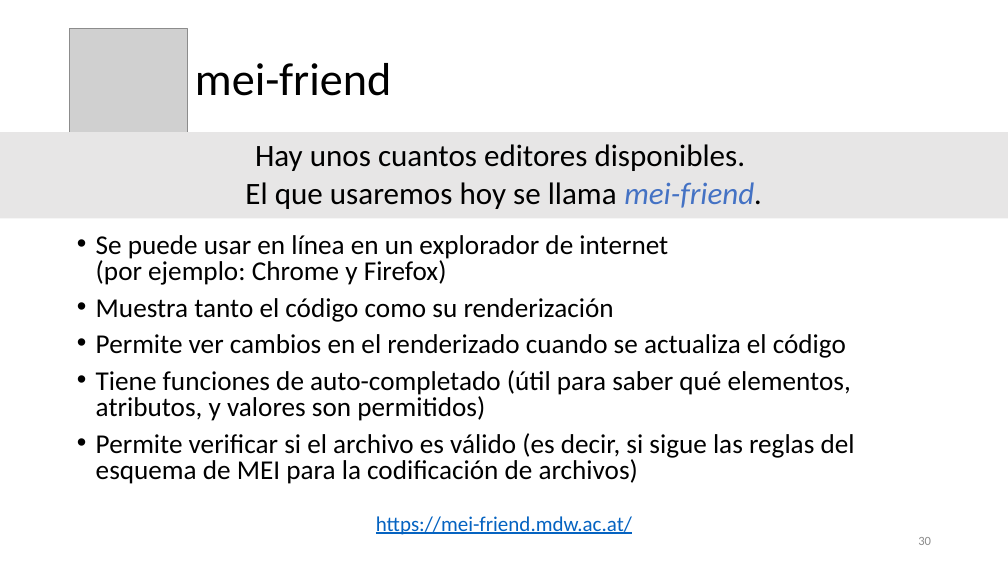
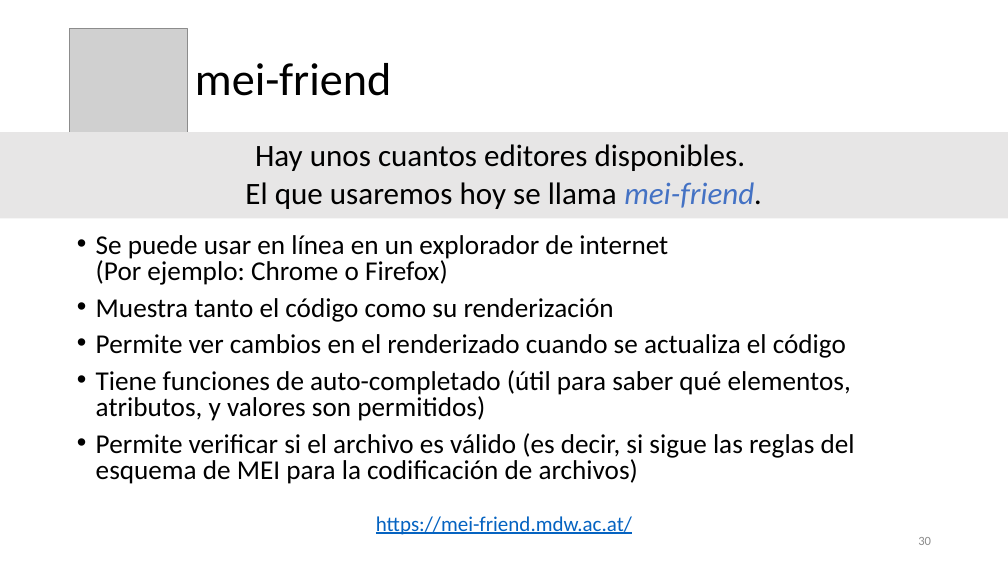
Before and after one commit to martha-thomae/Taller_de_codificacion_en_MEI, a slide deck: slide 30 of Taller_TEI2024_MThomae.pptx. Drawn at 1008x567 pixels with LibreOffice and Linux fonts; fonts in the diff are those of the drawing; grey boxes stand for pictures. Boxes give left, top, right and bottom in pixels: in the first picture for what was removed or moved away, otherwise in the second. Text is boxed around its words. In the diff, an @@ line names an element or a change of style, - is before the commit and + after.

```diff
--- a/Taller_TEI2024_MThomae.pptx
+++ b/Taller_TEI2024_MThomae.pptx
@@ text at (96,235,668,285): text changed @@
-• Se puede usar en línea en un explorador de internet
-  (por ejemplo: Chrome y Firefox)
+• Se puede usar en línea en un explorador de internet
+  (Por ejemplo: Chrome o Firefox)
```
Also in this commit, not shown: 6 other slides changed, 27 slides added, 1 slide removed.
